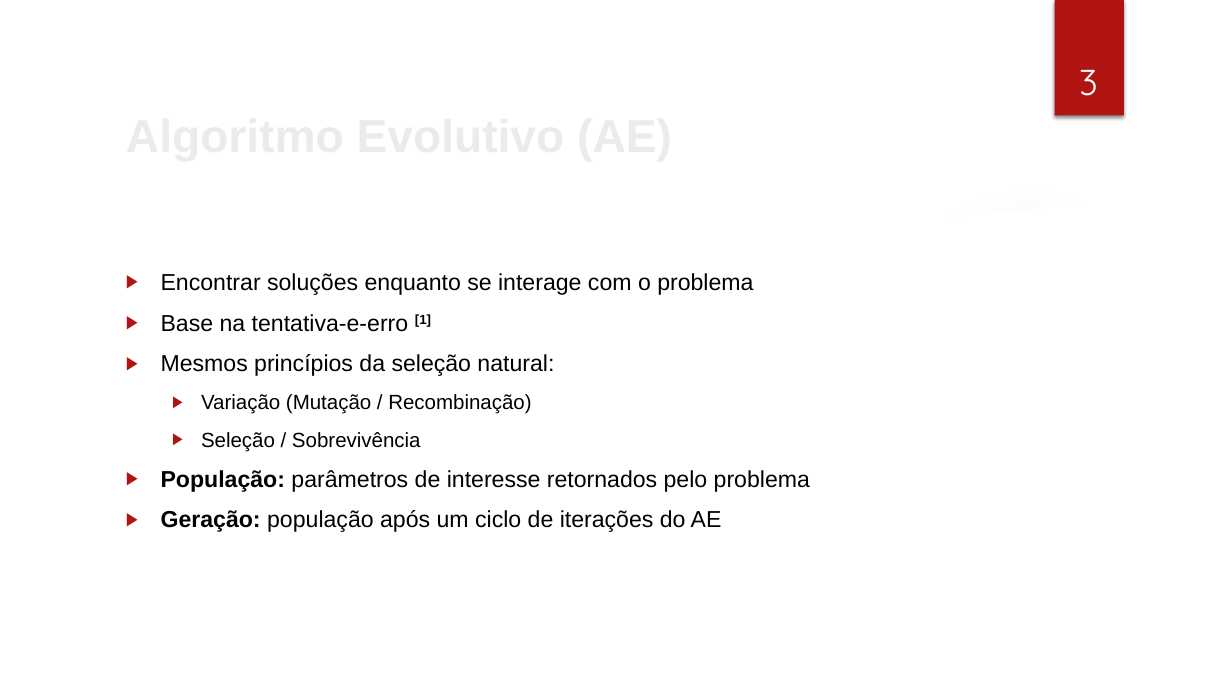
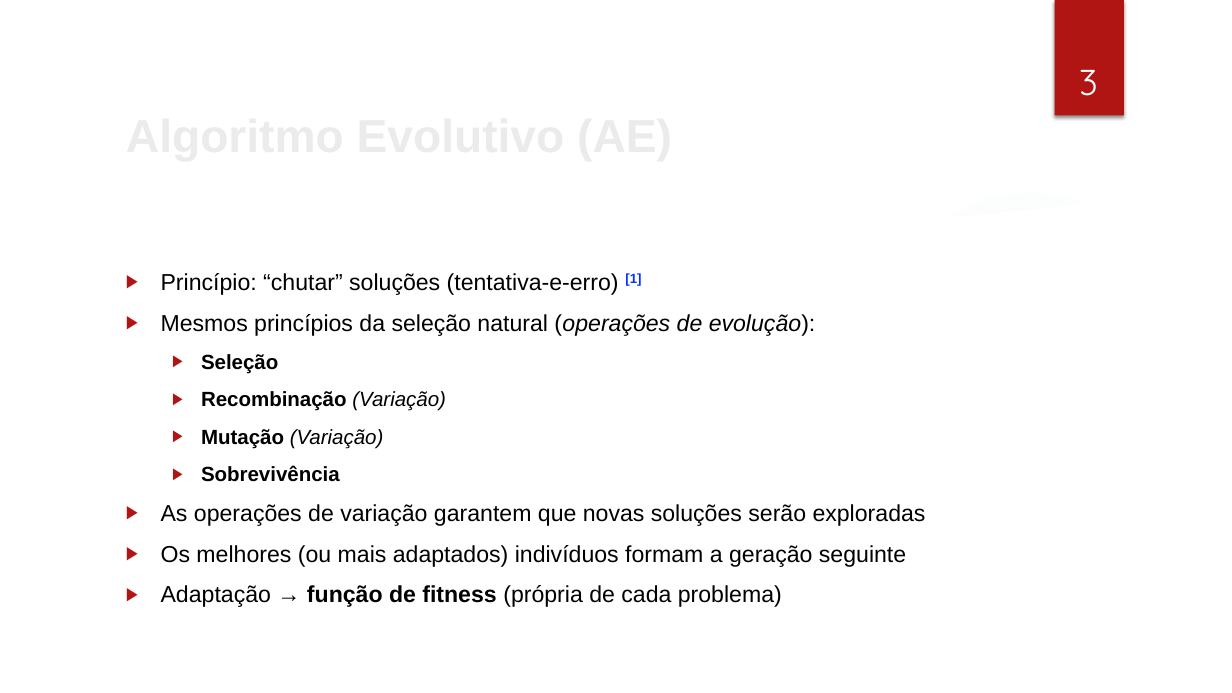
Before and after one commit to cassioss/genetics, a slide deck: slide 4 of presentations/TG2_Apresentacao_Cassio.pptx. Drawn at 1232x693 pixels with LibreOffice and Linux fonts; fonts in the diff are those of the drawing; background and template pictures are left out. Boxes give left, top, right and bottom in pixels: in the first picture for what was removed or moved away, otherwise in the second. Text is boxed around its words. In the diff, an @@ line names an element or a change of style, - is before the commit and + after.

```diff
--- a/presentations/TG2_Apresentacao_Cassio.pptx
+++ b/presentations/TG2_Apresentacao_Cassio.pptx
@@ text at [161, 273, 926, 607]: text changed @@
-▶ Encontrar soluções enquanto se interage com o problema
-▶ Base na tentativa-e-erro [1]
-▶ Mesmos princípios da seleção natural:
-  ▶ Variação (Mutação / Recombinação)
-  ▶ Seleção / Sobrevivência
-▶ População: parâmetros de interesse retornados pelo problema
-▶ Geração: população após um ciclo de iterações do AE
+▶ Princípio: “chutar” soluções (tentativa-e-erro) [1]
+▶ Mesmos princípios da seleção natural (operações de evolução):
+  ▶ Seleção
+  ▶ Recombinação (Variação)
+  ▶ Mutação (Variação)
+  ▶ Sobrevivência
+▶ As operações de variação garantem que novas soluções serão exploradas
+▶ Os melhores (ou mais adaptados) indivíduos formam a geração seguinte
+▶ Adaptação → função de fitness (própria de cada problema)
```
Also in this commit, not shown: 2 other slides changed, 3 slides added, 15 other files.
